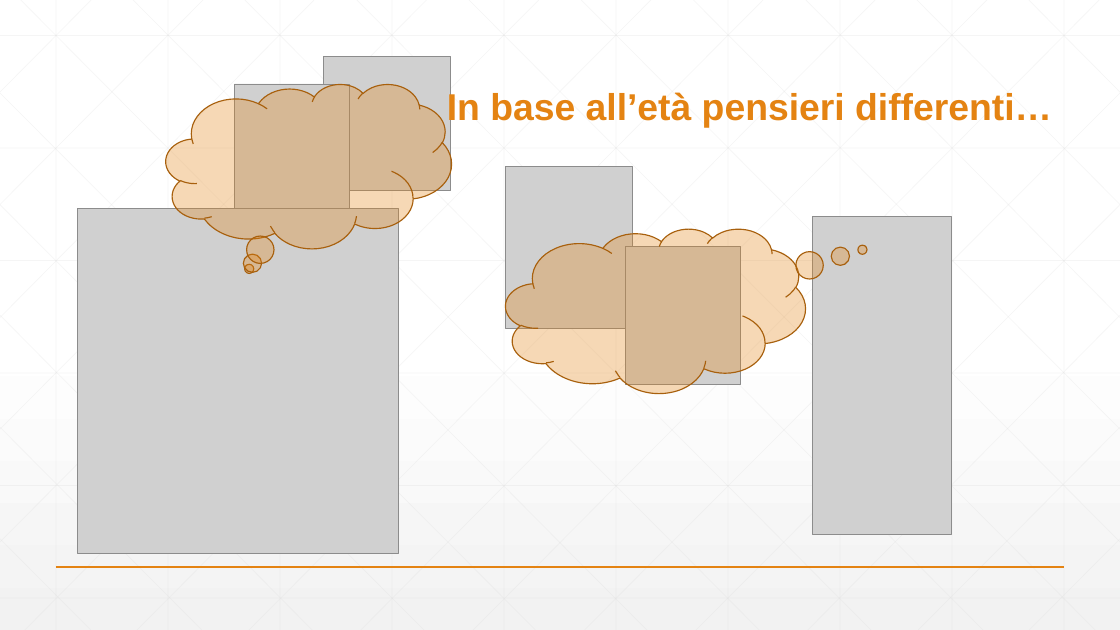
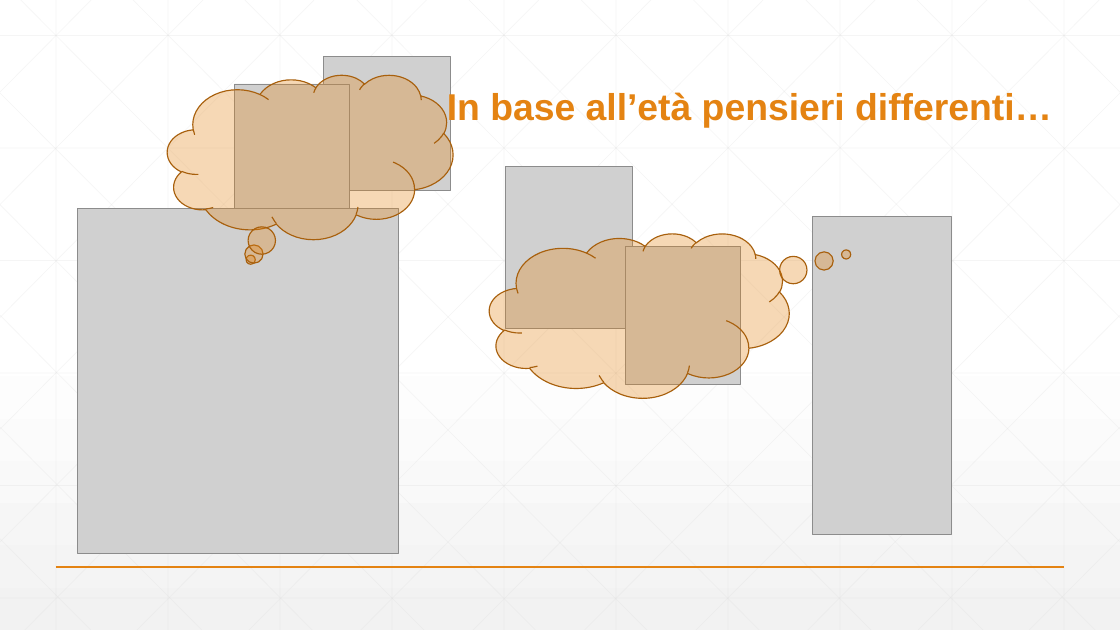
Before and after one commit to lucaSchiavon/LS_Varie, a slide deck: slide 3 of Social lending/presentazione AQ apdate/Social lending.pptx. Drawn at 1120x630 pixels with LibreOffice and Linux fonts; fonts in the diff are those of the drawing; grey boxes stand for pictures. Boxes give left, top, right and bottom in pixels: in the first picture for what was removed or moved away, otherwise in the second. Text is boxed around its words. In the diff, an @@ line names an element or a change of style, - is before the commit and + after.

```diff
--- a/Social lending/presentazione AQ apdate/Social lending.pptx
+++ b/Social lending/presentazione AQ apdate/Social lending.pptx
@@ thought cloud: place and size @@
-thought cloud at (166, 84, 452, 249)
+thought cloud at (167, 75, 453, 239)
@@ thought cloud: place and size @@
-thought cloud at (506, 229, 806, 393)
+thought cloud at (490, 234, 790, 398)
```
Also in this commit, not shown: 4 other slides changed, 6 slides added, 7 slides removed, 7 other files.
